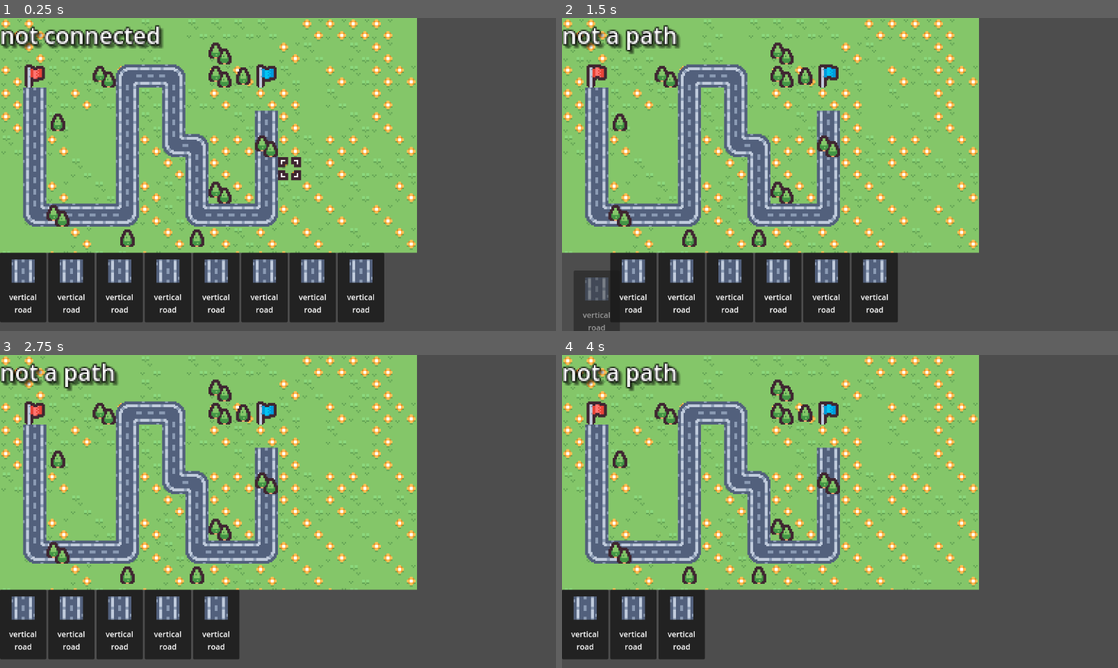
Above: before the commit, frames 1-4 (two rows, left to right).
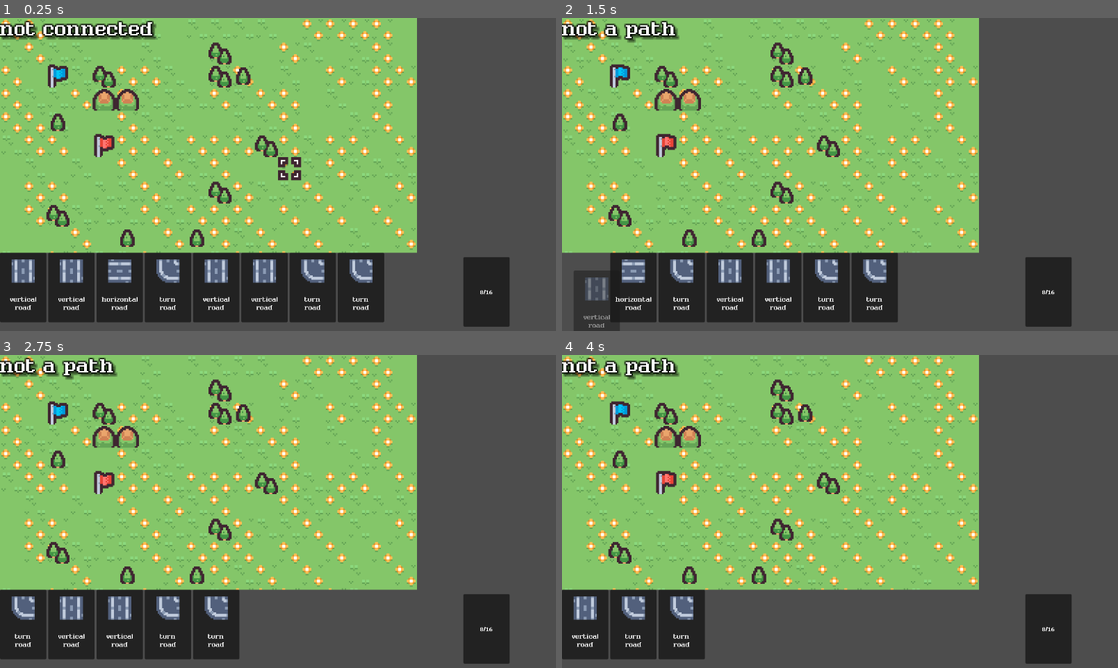
Above: after the commit, the same moments.

Repository: nuzcraft/trails-roads-rails
Game: Godot game, scene res://scenes/main.tscn
Same seed, same stepped clock (60 frames per second), same inputs: the game is played once before the commit and once after it.
Inputs (mouse positions are in pixels of both pictures, inside the frame that each line leads up to):
- Up to frame 1 (0.25 s): no input
- Up to frame 2 (1.5 s): tap Enter at 0.5 s; move the mouse to (584, 287) at 0.52 s; click (584, 287) at 0.67 s; tap Space at 1.25 s; click (584, 287) at 1.42 s
- Up to frame 3 (2.75 s): tap Enter at 2 s; click (22, 624) at 2.17 s
- Up to frame 4 (4 s): tap Space at 2.75 s; click (584, 624) at 2.92 s; tap Enter at 3.5 s; click (584, 624) at 3.67 s

The runs differ from the first frame. In frame 1, 16% of the frame differs, in the area x 0-92%, y 0-99%; in frame 2, 15%; in frame 3, 15%; in frame 4, 14%.

Commit message:
hand + deck mecahanics + new font

Diff:
--- /dev/null
+++ b/scenes/card/road/horiz_road_card.tscn
@@ -0,0 +1,15 @@
+[gd_scene load_steps=4 format=3 uid="uid://w4pte76sb4pr"]
+
+[ext_resource type="PackedScene" uid="uid://cxvwx7q4ct2qd" path="res://scenes/card/card.tscn" id="1_beag0"]
+[ext_resource type="Texture2D" uid="uid://cg3h6g2bsiy8s" path="res://assets/kenney-tiny-battle/tilemap_packed.png" id="2_qdfoh"]
+
+[sub_resource type="AtlasTexture" id="AtlasTexture_ruo1k"]
+atlas = ExtResource("2_qdfoh")
+region = Rect2(32, 96, 16, 16)
+
+[node name="HorizRoadCard" instance=ExtResource("1_beag0")]
+card_name = "horizontal road"
+connection_array = Array[String](["E", "W"])
+
+[node name="TextureRect" parent="PanelContainer/VBoxContainer" index="1"]
+texture = SubResource("AtlasTexture_ruo1k")
--- /dev/null
+++ b/scenes/card/road/north_east_road.tscn
@@ -0,0 +1,15 @@
+[gd_scene load_steps=4 format=3 uid="uid://ch10stw2cex3h"]
+
+[ext_resource type="PackedScene" uid="uid://cxvwx7q4ct2qd" path="res://scenes/card/card.tscn" id="1_o7cpx"]
+[ext_resource type="Texture2D" uid="uid://cg3h6g2bsiy8s" path="res://assets/kenney-tiny-battle/tilemap_packed.png" id="2_tt8ud"]
+
+[sub_resource type="AtlasTexture" id="AtlasTexture_w11q1"]
+atlas = ExtResource("2_tt8ud")
+region = Rect2(16, 144, 16, 16)
+
+[node name="NorthEastRoad" instance=ExtResource("1_o7cpx")]
+card_name = "turn road"
+connection_array = Array[String](["N", "E"])
+
+[node name="TextureRect" parent="PanelContainer/VBoxContainer" index="1"]
+texture = SubResource("AtlasTexture_w11q1")
--- a/scenes/main.gd
+++ b/scenes/main.gd
@@ -5,33 +5,48 @@
 @onready var tile_map_layer_path: TileMapLayer = $Control/SubViewportContainer/SubViewport/TileMapLayerPath
 @onready var label: Label = $Control/SubViewportContainer/SubViewport2/Label
 @onready var hand_container: GridContainer = $Control/HandContainer
+@onready var deck_label: Label = $Control/CenterContainer/PanelContainer/Panel/VBoxContainer/Label
 
 # card types
 const VERT_ROAD_CARD = preload("res://scenes/card/road/vert_road_card.tscn")
+const HORIZ_ROAD_CARD = preload("res://scenes/card/road/horiz_road_card.tscn")
+const NORTH_EAST_ROAD = preload("res://scenes/card/road/north_east_road.tscn")
 
 var astar: AStar2D
 var all_cards: Array[Card]
 var hand_cards: Array[Card]
 var deck_cards: Array[Card]
 var cards_in_play: Dictionary # [Vector2, Card]
-var source := Vector2(1, 2)
-var target := Vector2(11, 2)
+var source: Vector2
+var target: Vector2
+
+var rng := RandomNumberGenerator.new()
 
 # Called when the node enters the scene tree for the first time.
 func _ready() -> void:
+	rng.randomize()
 	sub_viewport_container.stretch_shrink = 3
 
-	for i in 8:
-		var crd = VERT_ROAD_CARD.instantiate()
-		add_card_to_hand(crd)
+	for i in 16:
+		var crd: Card
+		match i % 3:
+			0: crd = VERT_ROAD_CARD.instantiate()
+			1: crd = HORIZ_ROAD_CARD.instantiate()
+			2: crd = NORTH_EAST_ROAD.instantiate()
+		add_card_to_all(crd)
+		add_card_to_deck(crd)
+	draw_cards_to_hand(8)
 
 	label.text = "not connected"
+	var src_target_array: Array[Vector2] = generate_map()
+	source = src_target_array[0]
+	target = src_target_array[1]
 	astar = initialize_astar()
 
 
 # Called every frame. 'delta' is the elapsed time since the previous frame.
 func _process(delta: float) -> void:
-	pass
+	deck_label.text = "%d/%d" % [deck_cards.size(), all_cards.size()]
 
 func on_card_dropped(card: Card, atlas_position: Vector2) -> void:
 	var cell_coord: Vector2i = tile_map_layer_path.local_to_map(tile_map_layer_path.get_local_mouse_position())
@@ -74,6 +89,10 @@
 				astar.connect_points(current_id, other_id)
 			elif conn == "S" and diff == Vector2(0, -1):
 				astar.connect_points(current_id, other_id)
+			elif conn == "E" and diff == Vector2(-1, 0):
+				astar.connect_points(current_id, other_id)
+			elif conn == "W" and diff == Vector2(1, 0):
+				astar.connect_points(current_id, other_id)
 
 func check_astar_path(src: Vector2, trgt: Vector2) -> Array:
 	var src_id = astar.get_closest_point(src)
@@ -81,8 +100,40 @@
 	return astar.get_point_path(src_id, trgt_id)
 
 func add_card_to_hand(card: Card) -> void:
+	hand_cards.append(card)
 	hand_container.add_child(card)
 	card.card_dropped.connect(on_card_dropped)
 	card.card_picked_up.connect(on_card_picked_up)
 	card.card_returned_to_hand.connect(on_card_returned_to_hand)
 	hand_container.queue_sort()
+
+func add_card_to_deck(card: Card) -> void:
+	deck_cards.append(card)
+
+func add_card_to_all(card: Card) -> void:
+	all_cards.append(card)
+
+func draw_cards_to_hand(num: int) -> void:
+	deck_cards.shuffle()
+	for i in num:
+		if not deck_cards.is_empty():
+			var crd: Card = deck_cards.pop_front()
+			add_card_to_hand(crd)
+
+func generate_map() -> Array[Vector2]:
+	var src: Vector2
+	var trgt: Vector2
+	const GREY_FLAG_ATLAS := Vector2(16, 0)
+	const GREEN_FLAG_ATLAS := Vector2(16, 1)
+	const BLUE_FLAG_ATLAS := Vector2(16, 2)
+	const RED_FLAG_ATLAS := Vector2(16, 3)
+	const ORANGE_FLAG_ATLAS := Vector2(16, 4)
+	var flag_array: Array[Vector2] = [GREY_FLAG_ATLAS, GREEN_FLAG_ATLAS,\
+		BLUE_FLAG_ATLAS, RED_FLAG_ATLAS, ORANGE_FLAG_ATLAS]
+
+	src = Vector2(2, 2)
+	trgt = Vector2(4, 5)
+	tile_map_layer_path.clear()
+	tile_map_layer_path.set_cell(src, 0, flag_array.pick_random())
+	tile_map_layer_path.set_cell(trgt, 0, flag_array.pick_random())
+	return [src, trgt]
--- a/scenes/main.tscn
+++ b/scenes/main.tscn
@@ -1,10 +1,13 @@
-[gd_scene load_steps=5 format=4 uid="uid://c7gdxxf0oydxh"]
+[gd_scene load_steps=7 format=4 uid="uid://c7gdxxf0oydxh"]
 
 [ext_resource type="TileSet" uid="uid://csb8dcao3si8j" path="res://resources/tiny-battle-tileset.tres" id="1_ow657"]
 [ext_resource type="Script" path="res://scenes/main.gd" id="1_ukryv"]
 [ext_resource type="PackedScene" uid="uid://7sblqvhw6rhk" path="res://scenes/grid_cursor.tscn" id="2_7h2p8"]
+[ext_resource type="Theme" uid="uid://cre4ao7e05vhg" path="res://main.theme" id="2_igm71"]
+[ext_resource type="FontFile" uid="uid://cuorltbqog0vh" path="res://assets/somepx-font/RulerGold.ttf" id="5_olkcq"]
 
 [sub_resource type="LabelSettings" id="LabelSettings_1bfa1"]
+font = ExtResource("5_olkcq")
 outline_size = 3
 outline_color = Color(0, 0, 0, 1)
 shadow_size = 4
@@ -22,6 +25,7 @@
 grow_horizontal = 2
 grow_vertical = 2
 mouse_filter = 1
+theme = ExtResource("2_igm71")
 
 [node name="SubViewportContainer" type="SubViewportContainer" parent="Control"]
 layout_mode = 1
@@ -46,11 +50,11 @@
 tile_set = ExtResource("1_ow657")
 
 [node name="TileMapLayerFeature" type="TileMapLayer" parent="Control/SubViewportContainer/SubViewport"]
-tile_map_data = PackedByteArray("AAACAAQAAAAEAAUAAAAJAAcAAAAEAAYAAAAEAAIAAAAEAAYAAAACAAgAAAAEAAYAAAAFAAkAAAAEAAUAAAAIAAkAAAAEAAUAAAAJAAEAAAAEAAYAAAAJAAIAAAAEAAYAAAAKAAIAAAAEAAUAAAALAAUAAAAEAAYAAAA=")
+tile_map_data = PackedByteArray("AAACAAQAAAAEAAUAAAAJAAcAAAAEAAYAAAAEAAIAAAAEAAYAAAACAAgAAAAEAAYAAAAFAAkAAAAEAAUAAAAIAAkAAAAEAAUAAAAJAAEAAAAEAAYAAAAJAAIAAAAEAAYAAAAKAAIAAAAEAAUAAAALAAUAAAAEAAYAAAAEAAMAAAAFAAAAAAAFAAMAAAAFAAAAAAA=")
 tile_set = ExtResource("1_ow657")
 
 [node name="GridCursor" parent="Control/SubViewportContainer/SubViewport" instance=ExtResource("2_7h2p8")]
-position = Vector2(744, 312)
+position = Vector2(1368, 88)
 
 [node name="SubViewport2" type="SubViewport" parent="Control/SubViewportContainer"]
 transparent_bg = true
@@ -71,3 +75,32 @@
 anchor_right = 0.75
 anchor_bottom = 1.0
 columns = 8
+
+[node name="CenterContainer" type="CenterContainer" parent="Control"]
+layout_mode = 1
+anchors_preset = -1
+anchor_left = 0.75
+anchor_top = 0.75
+anchor_right = 1.0
+anchor_bottom = 1.0
+
+[node name="PanelContainer" type="PanelContainer" parent="Control/CenterContainer"]
+custom_minimum_size = Vector2(96, 144)
+layout_mode = 2
+
+[node name="Panel" type="Panel" parent="Control/CenterContainer/PanelContainer"]
+layout_mode = 2
+
+[node name="VBoxContainer" type="VBoxContainer" parent="Control/CenterContainer/PanelContainer/Panel"]
+layout_mode = 1
+anchors_preset = 15
+anchor_right = 1.0
+anchor_bottom = 1.0
+grow_horizontal = 2
+grow_vertical = 2
+alignment = 1
+
+[node name="Label" type="Label" parent="Control/CenterContainer/PanelContainer/Panel/VBoxContainer"]
+layout_mode = 2
+text = "text"
+horizontal_alignment = 1
Binary file added: assets/somepx-font/RulerGold.ttf
Not shown, added: assets/somepx-font/RulerGold.ttf.import
Binary file added: main.theme
Binary file added: screenshots/003_deck_n_path.gif
Not shown, changed: README.md
